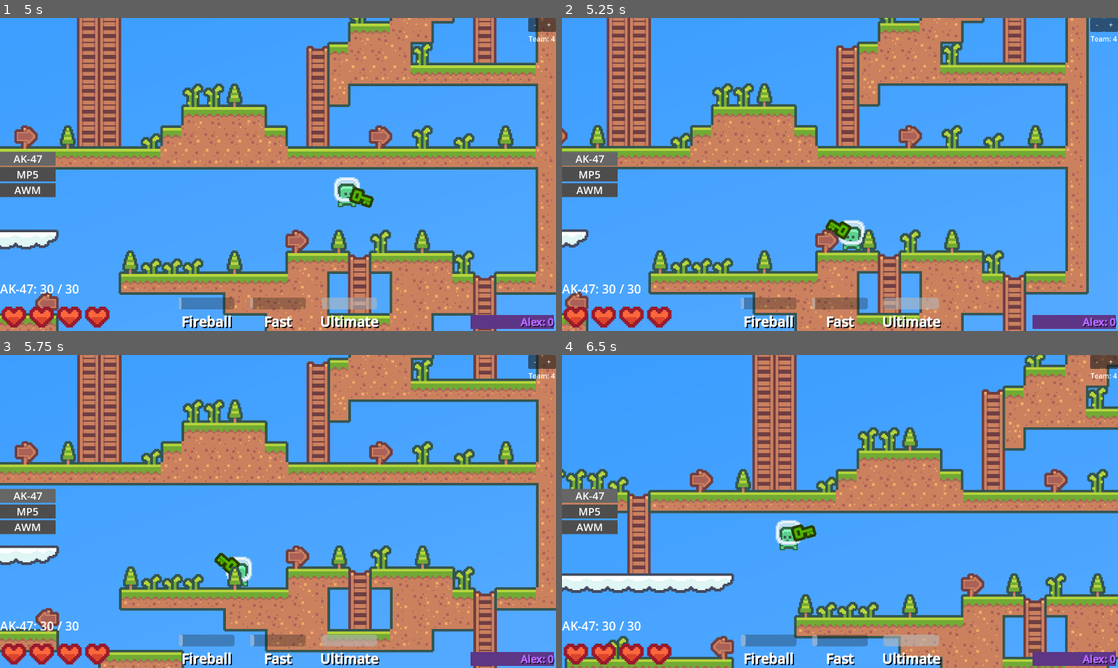
Above: before the commit, frames 1-4 (two rows, left to right).
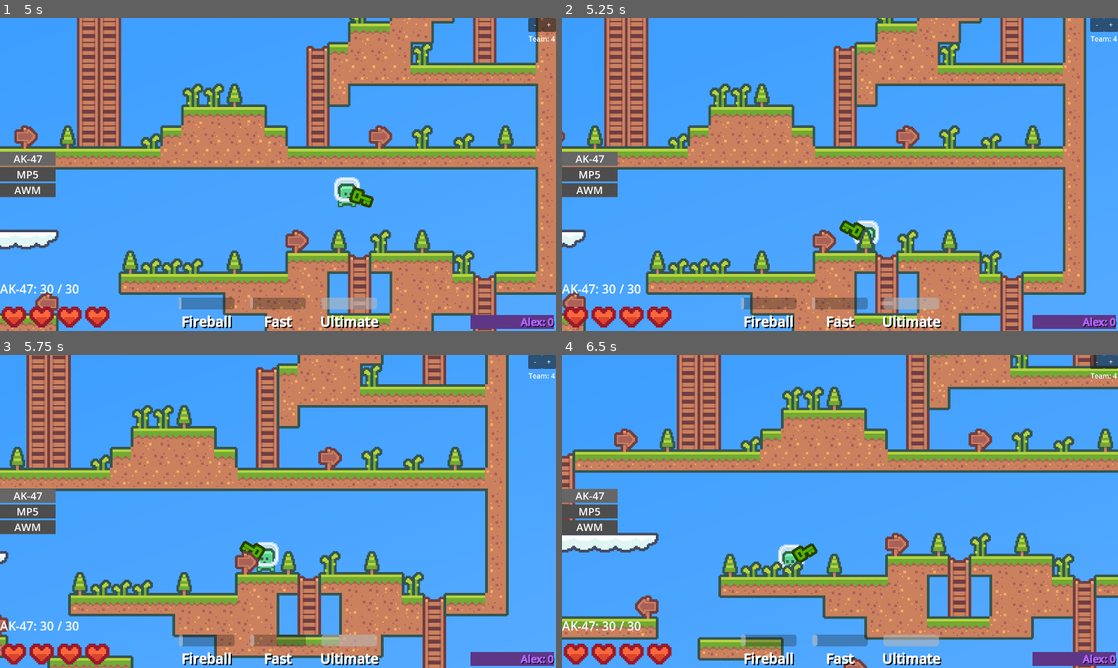
Above: after the commit, the same moments.

Repository: F1zzy31f/Glob-Game
Game: Godot game, scene res://scenes/MainMenu.tscn
Same seed, same stepped clock (60 frames per second), same inputs: the game is played once before the commit and once after it.
Inputs (mouse positions are in pixels of both pictures, inside the frame that each line leads up to):
- Up to frame 1 (5 s): click (278, 136) at 0.52 s; type "Alex" at 0.6 s; click "Play" at 1.25 s; click (278, 136) at 2.02 s; type "12" at 2.1 s; click "Host Game" at 2.75 s; tap Enter at 3.5 s; move the mouse to (250, 237) at 3.52 s; hold D (move_right) from 3.53 s (still down); tap Q (ability_active_1) at 3.6, 4.55 s; tap Space (jump) at 3.77, 4.52 s; tap E (ability_active_2) at 3.8, 4.35 s; move the mouse to (444, 221) at 4.27 s
- Up to frame 2 (5.25 s): move the mouse to (673, 127) at 5.02 s; release D (move_right) at 5.03 s; hold A (move_left) from 5.03 s (still down); tap Q (ability_active_1) at 5.1 s
- Up to frame 3 (5.75 s): keep holding A (move_left); tap E (ability_active_2) at 5.3 s
- Up to frame 4 (6.5 s): keep holding A (move_left); move the mouse to (867, 511) at 5.77 s; tap E (ability_active_2) at 5.85 s; tap Space (jump) at 6.02 s; tap Q (ability_active_1) at 6.05 s

Frame 1 is identical in both runs. In frame 2, 17% of the frame differs, in the area x 0-95%, y 0-100%; in frame 3, 48%; in frame 4, 57%, in the area x 0-100%, y 0-100%.

Commit message:
FINALLY fixed the fireball
Problem: Spawning using RPC as well as MP spawner

Diff:
--- a/scenes/Fireball.tscn
+++ b/scenes/Fireball.tscn
@@ -31,6 +31,9 @@
 properties/1/path = NodePath(".:linear_velocity")
 properties/1/spawn = true
 properties/1/sync = true
+properties/2/path = NodePath(".:dormant")
+properties/2/spawn = true
+properties/2/sync = true
 
 [node name="Fireball" type="RigidBody2D"]
 physics_material_override = SubResource("PhysicsMaterial_5nlex")
--- a/scripts/Ability.gd
+++ b/scripts/Ability.gd
@@ -28,6 +28,8 @@
 	recharge_timer = active_recharge
 
 func _process(delta):
+	if not is_multiplayer_authority(): return
+
 	recharge_timer += delta
 
 func activate():
@@ -38,10 +40,16 @@
 
 				match style:
 					AbilityStyle.Projectile:
-						projectile.rpc(multiplayer.get_unique_id(), (global_position - get_global_mouse_position()).normalized().limit_length(1))
+						var aim_normal = (global_position - get_global_mouse_position()).normalized().limit_length(1)
+						var new_projectile = projectile_scene.instantiate()
+						new_projectile.name = str(multiplayer.get_unique_id()) + "_" + new_projectile.name
+
+						Temporary.add_child(new_projectile, true)
+
+						new_projectile.global_position = global_position - (aim_normal * 24)
+						new_projectile.set_axis_velocity(-aim_normal * projectile_speed)
 
 					AbilityStyle.Buff:
-						print(player)
 						player.health += buff_health
 						player.speed += buff_speed
 						player.jump_height += buff_jump_height
@@ -51,13 +59,3 @@
 						player.health -= buff_health
 						player.speed -= buff_speed
 						player.jump_height -= buff_jump_height
-
-@rpc("any_peer", "call_local")
-func projectile(owner_id, aim_normal):
-	var new_projectile = projectile_scene.instantiate()
-	Temporary.add_child(new_projectile)
-	print(owner_id)
-	new_projectile.set_multiplayer_authority(owner_id)
-
-	new_projectile.global_position = global_position - (aim_normal * 24)
-	new_projectile.set_axis_velocity(-aim_normal * projectile_speed)
--- a/scripts/Fireball.gd
+++ b/scripts/Fireball.gd
@@ -1,15 +1,24 @@
 extends RigidBody2D
+
+@export var dormant = false
 
 @onready var blast_radius = $BlastRadius
 
-func _ready():
-	print(get_multiplayer_authority())
+func _enter_tree():
+	set_multiplayer_authority(int(name.split("_")[0]), true)
+
+func _process(delta):
+	visible = !dormant
 
 func _on_body_entered(body):
-	queue_free()
-
 	if not is_multiplayer_authority(): return
 
 	for hit in blast_radius.get_overlapping_bodies():
 		if hit.is_in_group("Hurtable"):
 			hit.hurt.rpc(32)
+
+	dormant = true
+
+	await get_tree().create_timer(1).timeout
+
+	queue_free()
--- a/scripts/Player.gd
+++ b/scripts/Player.gd
@@ -41,7 +41,7 @@
 var recent_damager = null
 
 func _enter_tree():
-	set_multiplayer_authority(str(name).to_int())
+	set_multiplayer_authority(str(name).to_int(), true)
 
 func _ready():
 	change_item(item_index, item_index)
